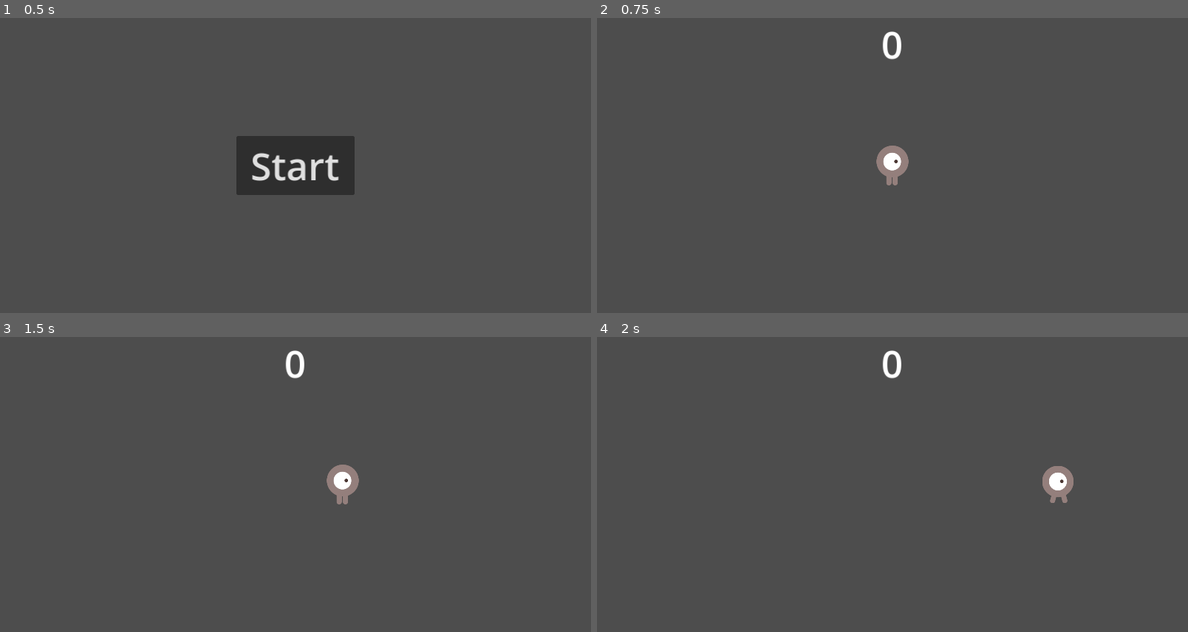
Above: before the commit, frames 1-4 (two rows, left to right).
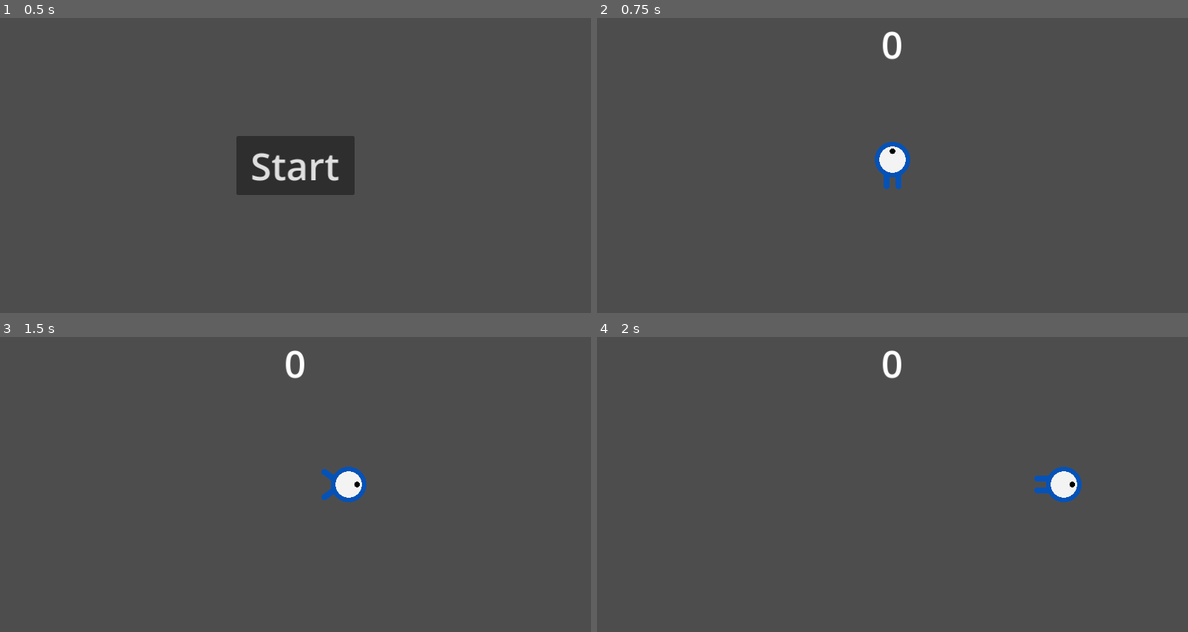
Above: after the commit, the same moments.

Repository: niqzart/godot-test
Game: Godot game, scene res://scenes/main/main.tscn
The game is run twice, just before and just after one commit, with the same random seed, the same clock (stepped at 60 frames per second) and the same inputs.
Inputs:
- Up to frame 1 (0.5 s): no input
- Up to frame 2 (0.75 s): click "Start" at 0.5 s
- Up to frame 3 (1.5 s): tap Enter at 1.25 s; hold Right (move_right) from 1.28 s (still down)
- Up to frame 4 (2 s): keep holding Right (move_right)

Frame 1 is identical in both runs. In frame 2, 0.5% of the frame differs, in the area x 47-53%, y 42-58%; in frame 3, 0.6%, in the area x 54-62%, y 43-57%; in frame 4, 0.6%.

Commit message:
feat: my own assets for the player & update rotation logic

Diff:
--- /dev/null
+++ b/scenes/player/assets/player_moving_1.svg
@@ -0,0 +1,8 @@
+<svg width="400" height="400" viewBox="0 0 400 400" fill="none" xmlns="http://www.w3.org/2000/svg">
+<circle cx="200" cy="150" r="150" fill="#0552B7"/>
+<circle cx="200" cy="150" r="111" fill="#F3F3F3"/>
+<circle cx="200" cy="150" r="111" fill="#F3F3F3"/>
+<circle cx="200" cy="79" r="24" fill="black"/>
+<rect x="125" y="254" width="51" height="146" rx="25.5" fill="#0552B7"/>
+<rect x="224" y="254" width="51" height="146" rx="25.5" fill="#0552B7"/>
+</svg>
--- /dev/null
+++ b/scenes/player/assets/player_moving_2.svg
@@ -0,0 +1,8 @@
+<svg width="400" height="400" viewBox="0 0 400 400" fill="none" xmlns="http://www.w3.org/2000/svg">
+<circle cx="200" cy="150" r="150" fill="#0552B7"/>
+<circle cx="200" cy="150" r="111" fill="#F3F3F3"/>
+<circle cx="200" cy="150" r="111" fill="#F3F3F3"/>
+<circle cx="200" cy="79" r="24" fill="black"/>
+<rect x="143.552" y="243.37" width="51" height="146" rx="25.5" transform="rotate(36.278 143.552 243.37)" fill="#0552B7"/>
+<rect width="51" height="146" rx="25.5" transform="matrix(-0.806156 0.591703 0.591703 0.806156 257.114 243)" fill="#0552B7"/>
+</svg>
--- a/scenes/player/player.gd
+++ b/scenes/player/player.gd
@@ -28,22 +28,14 @@
     if Input.is_action_pressed("move_up"):
         velocity.y -= 1
 
-    if velocity.length() > 0:
-        velocity = velocity.normalized() * speed
-        $AnimatedSprite2D.play()
-    else:
+    if velocity.length() == 0:
         $AnimatedSprite2D.stop()
+        return
 
-    position += velocity * delta
+    rotation = velocity.angle() + PI / 2
+    position += velocity.normalized() * speed * delta
     position = position.clamp(Vector2.ZERO, screen_size)
-
-    if velocity.x != 0:
-        $AnimatedSprite2D.animation = "walk"
-        $AnimatedSprite2D.flip_v = false
-        $AnimatedSprite2D.flip_h = velocity.x < 0
-    elif velocity.y != 0:
-        $AnimatedSprite2D.animation = "up"
-        $AnimatedSprite2D.flip_v = velocity.y > 0
+    $AnimatedSprite2D.play()
 
 
 func _on_body_entered(_body: Node2D) -> void:
--- a/scenes/player/player.tscn
+++ b/scenes/player/player.tscn
@@ -1,51 +1,38 @@
-[gd_scene load_steps=8 format=3 uid="uid://bxrxxd8k4gese"]
+[gd_scene load_steps=6 format=3 uid="uid://bxrxxd8k4gese"]
 
 [ext_resource type="Script" path="res://scenes/player/player.gd" id="1_c1ekh"]
-[ext_resource type="Texture2D" uid="uid://bk2ut4mljbbts" path="res://scenes/player/img/player_up_1.png" id="1_dli80"]
-[ext_resource type="Texture2D" uid="uid://dgogngmm0bhys" path="res://scenes/player/img/player_up_2.png" id="2_6g56d"]
-[ext_resource type="Texture2D" uid="uid://dnymslpt6nqur" path="res://scenes/player/img/player_walk_1.png" id="3_wpty3"]
-[ext_resource type="Texture2D" uid="uid://bai5nw6exm6iu" path="res://scenes/player/img/player_walk_2.png" id="4_4myfk"]
+[ext_resource type="Texture2D" uid="uid://ddya6002lej3v" path="res://scenes/player/assets/player_moving_1.svg" id="2_by0n8"]
+[ext_resource type="Texture2D" uid="uid://b4m3dkvban4am" path="res://scenes/player/assets/player_moving_2.svg" id="3_8ckrg"]
 
 [sub_resource type="SpriteFrames" id="SpriteFrames_fwoaa"]
 animations = [{
 "frames": [{
 "duration": 1.0,
-"texture": ExtResource("1_dli80")
+"texture": ExtResource("2_by0n8")
 }, {
 "duration": 1.0,
-"texture": ExtResource("2_6g56d")
-}],
-"loop": true,
-"name": &"up",
-"speed": 5.0
-}, {
-"frames": [{
-"duration": 1.0,
-"texture": ExtResource("3_wpty3")
-}, {
-"duration": 1.0,
-"texture": ExtResource("4_4myfk")
+"texture": ExtResource("3_8ckrg")
 }],
 "loop": true,
 "name": &"walk",
-"speed": 5.0
+"speed": 10.0
 }]
 
 [sub_resource type="CapsuleShape2D" id="CapsuleShape2D_m23si"]
-radius = 27.0
-height = 68.0
+radius = 30.0
+height = 60.0
 
 [node name="Player" type="Area2D"]
 script = ExtResource("1_c1ekh")
 metadata/_edit_group_ = true
 
 [node name="AnimatedSprite2D" type="AnimatedSprite2D" parent="."]
-scale = Vector2(0.5, 0.5)
+scale = Vector2(0.2, 0.2)
 sprite_frames = SubResource("SpriteFrames_fwoaa")
 animation = &"walk"
-frame_progress = 0.996753
 
 [node name="CollisionShape2D" type="CollisionShape2D" parent="."]
+position = Vector2(0, -10)
 shape = SubResource("CapsuleShape2D_m23si")
 
 [connection signal="body_entered" from="." to="." method="_on_body_entered"]
Not shown, changed: scenes/player/assets/player_moving_1.svg.import
Not shown, changed: scenes/player/assets/player_moving_2.svg.import
Binary file removed: scenes/player/img/player_up_1.png
Binary file removed: scenes/player/img/player_up_2.png
Binary file removed: scenes/player/img/player_walk_1.png
Not shown, removed: scenes/player/img/player_walk_1.png.import
Binary file removed: scenes/player/img/player_walk_2.png
Not shown, removed: scenes/player/img/player_walk_2.png.import
